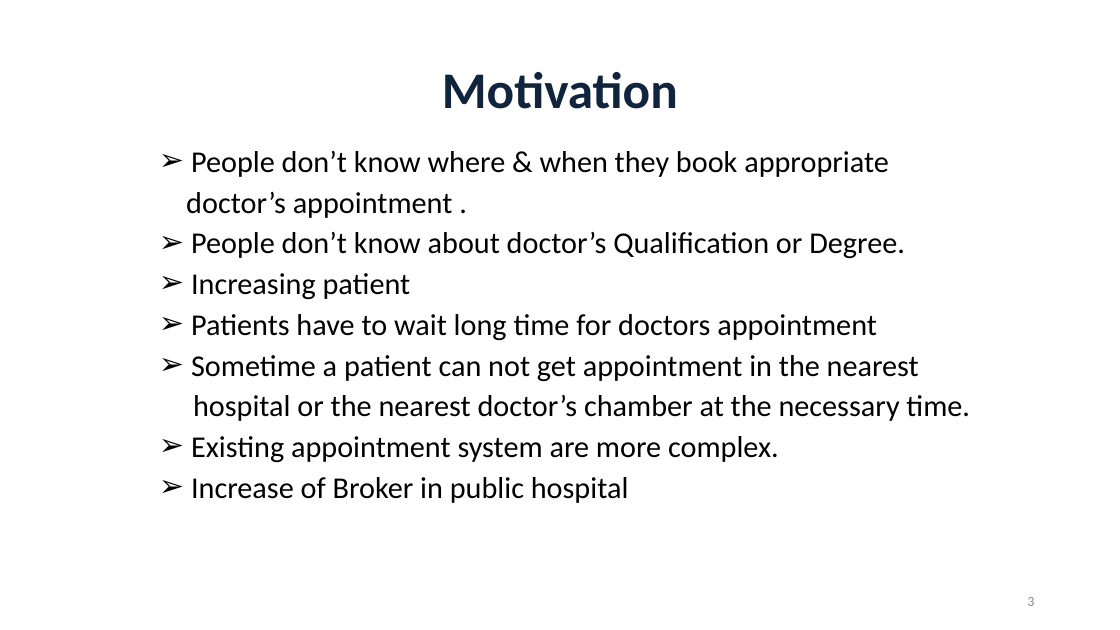
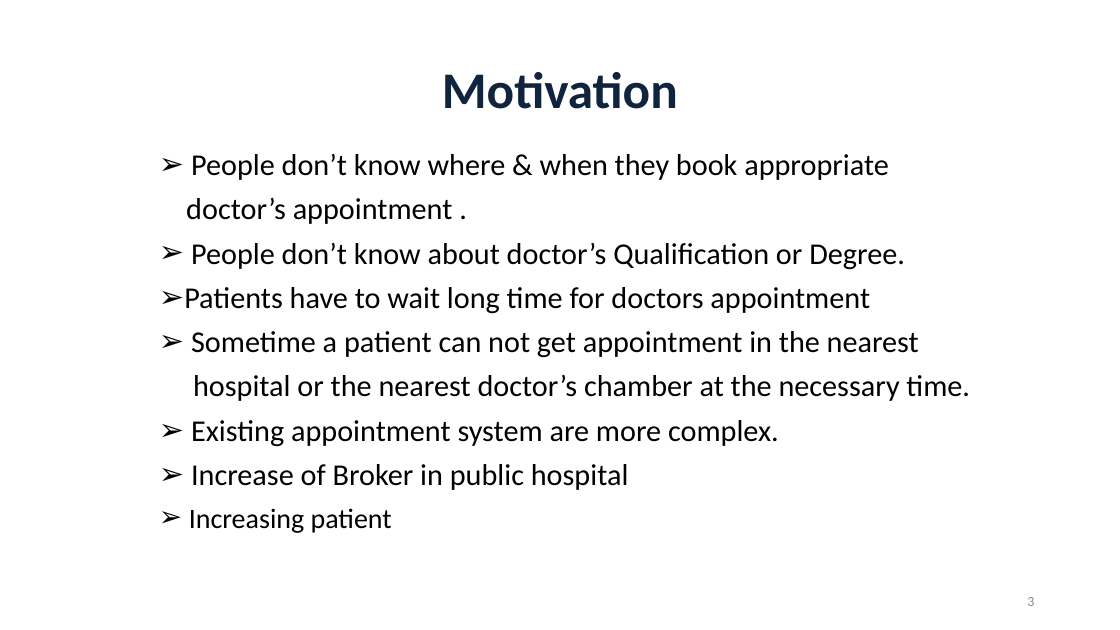
Before and after one commit to RezaulAlamOni/Project-Book-Appointment-Booking-, a slide deck: slide 3 of AppointmentSystem.pptx. Drawn at 1120x630 pixels with LibreOffice and Linux fonts; fonts in the diff are those of the drawing. Boxes give left, top, right and bottom in pixels: in the first picture for what was removed or moved away, otherwise in the second. Text is boxed around its words. In the diff, an @@ line names an element or a change of style, - is before the commit and + after.

```diff
--- a/AppointmentSystem.pptx
+++ b/AppointmentSystem.pptx
@@ text at (184,154,970,490): line spacing 0.8 to 0.9 @@
@@ text at (191,273,411,300): paragraph removed @@
-➢ Increasing patient
@@ text at (189,508,392,533): paragraph added @@
+➢ Increasing patient
```
Also in this commit, not shown: 10 other slides changed, 1 slide added, 6 other files.
